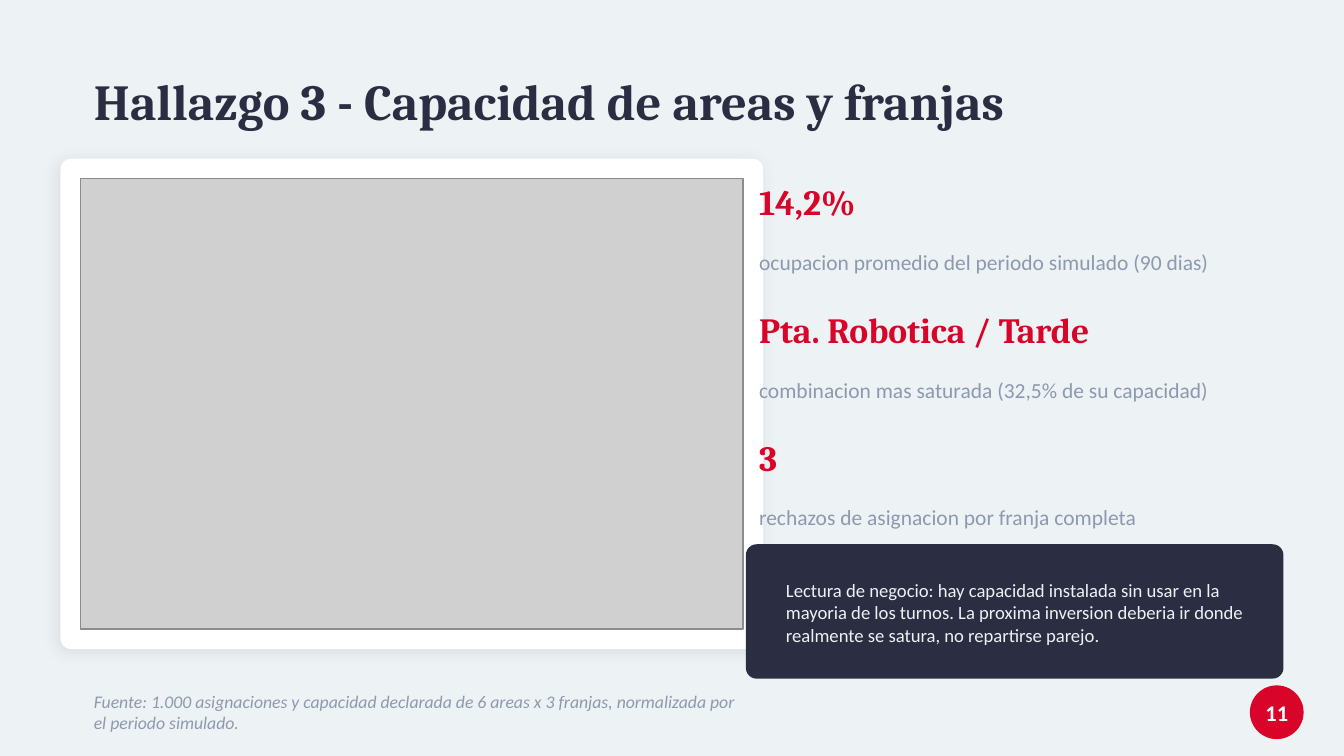
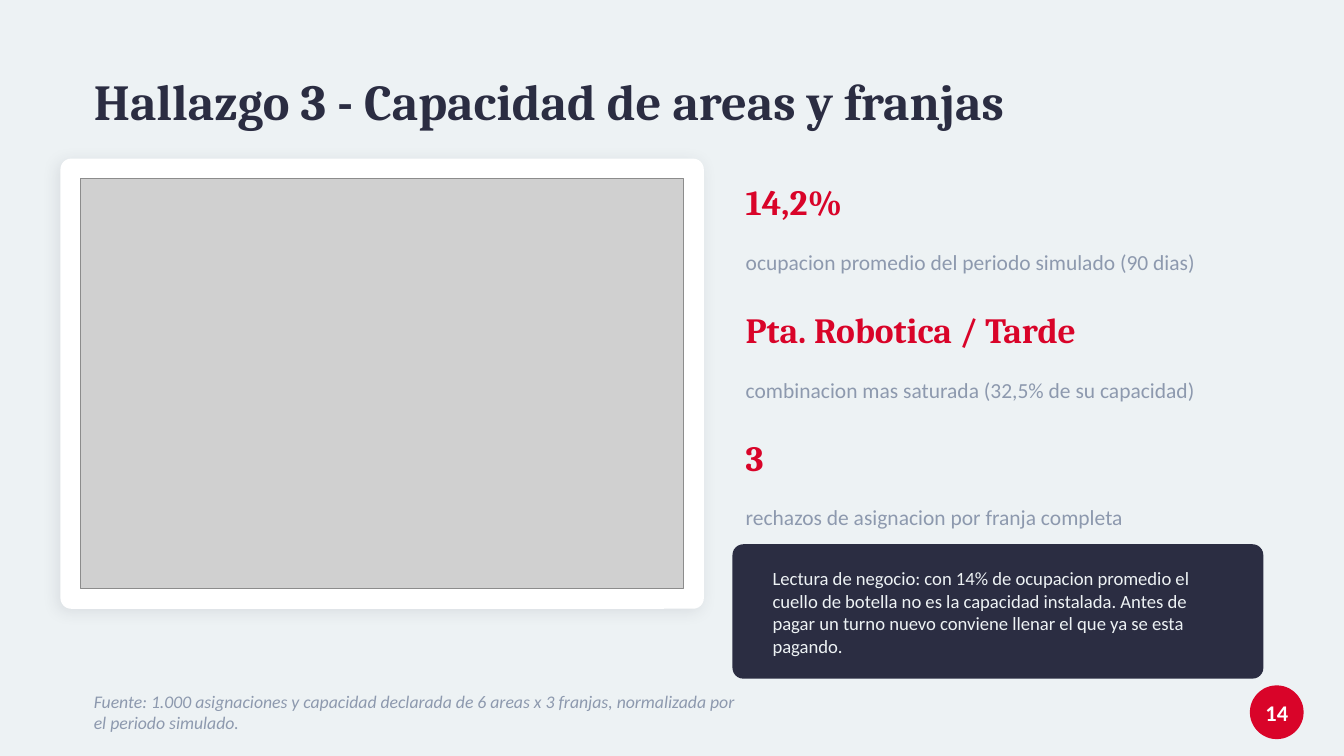
Before and after one commit to tomassalina/tp-gestion-capacidades-inteligente, a slide deck: slide 14 of analisis/presentacion_defensa.pptx (slide 11 before the commit). Drawn at 1344x756 pixels with LibreOffice and Linux fonts; fonts in the diff are those of the drawing; grey boxes stand for pictures. Boxes give left, top, right and bottom in pixels: in the first picture for what was removed or moved away, otherwise in the second. Text is boxed around its words. In the diff, an @@ line names an element or a change of style, - is before the commit and + after.

Commit message:
rearmar la presentacion para una defensa de 15 minutos con enfoque economico
El deck pasa de 13 a 18 diapositivas. Lo que mas crecio es la explicacion de
como se generan los datos, que antes era una sola linea al pie de una
diapositiva y ahora son tres: la escala del piloto, por que instanciamos las
clases reales en vez de escribir los CSV a mano, y las cuatro decisiones del
motor de simulacion (semana a semana con reinicio de horas, 6.000 intentos con
sesgo 86/14, conflictos que son excepciones reales del core, semilla fija).

Ademas se cuantifica todo en dinero. Para que los montos sean auditables y no
numeros sueltos pegados en las diapositivas, los calcula estimar_impacto_economico()
a partir de un diccionario SUPUESTOS declarado en el script, y quedan guardados en
resumen_metricas.json: USD 5,06 M de masa salarial anual en juego, USD 50.600 por
cada punto de utilizacion recuperado, y USD 145.000 de valor anual por planta
contra USD 19.200 de costo. Si alguien discute un supuesto se cambia el valor y se
recalcula la seccion entera.

Se agregan dos diapositivas de negocio (el problema valuado y el impacto sumado),
un divisor de seccion, y los tres hallazgos y el mercado ahora cierran en plata.

```diff
--- a/analisis/presentacion_defensa.pptx
+++ b/analisis/presentacion_defensa.pptx
@@ rounded rectangle: place and size @@
-rounded rectangle at [60,159,763,649]
+rounded rectangle at [60,159,704,609]
@@ rounded rectangle at [60,159,704,609]: proportions changed @@
@@ picture: place and size @@
-picture at [81,179,743,629]
+picture at [81,179,684,589]
@@ text "14,2%": place and size @@
-text "14,2%" at [759,191,855,220]
+text "14,2%" at [746,191,842,220]
@@ text "ocupacion promedio del periodo simulado ...": place and size @@
-text "ocupacion promedio del periodo simulado ..." at [759,255,1208,274]
+text "ocupacion promedio del periodo simulado ..." at [746,254,1194,274]
@@ text "Pta. Robotica / Tarde": place and size @@
-text "Pta. Robotica / Tarde" at [759,318,1089,344]
+text "Pta. Robotica / Tarde" at [746,318,1075,344]
@@ text "combinacion mas saturada (32,5% de ...": place and size @@
-text "combinacion mas saturada (32,5% de ..." at [759,383,1207,402]
+text "combinacion mas saturada (32,5% de ..." at [746,382,1194,402]
@@ text "3": place and size @@
-text "3" at [759,447,777,472]
+text "3" at [746,447,764,472]
@@ text "rechazos de asignacion por franja ...": place and size @@
-text "rechazos de asignacion por franja ..." at [759,510,1136,529]
+text "rechazos de asignacion por franja ..." at [746,510,1123,529]
@@ rounded rectangle: place and size @@
-rounded rectangle at [746,544,1284,679]
+rounded rectangle at [732,544,1263,679]
@@ text at [773,572,1189,656]: text changed @@
-Lectura de negocio: hay capacidad instalada sin usar en la mayoria de los turnos. La proxima inversion deberia ir donde realmente se satura, no repartirse parejo.
+Lectura de negocio: con 14% de ocupacion promedio el cuello de botella no es la capacidad instalada. Antes de pagar un turno nuevo conviene llenar el que ya se esta pagando.
@@ text at [1265,706,1288,721]: text changed @@
-11
+14
```
Also in this commit, not shown: 9 other slides changed, 5 slides added, 2 other files.
